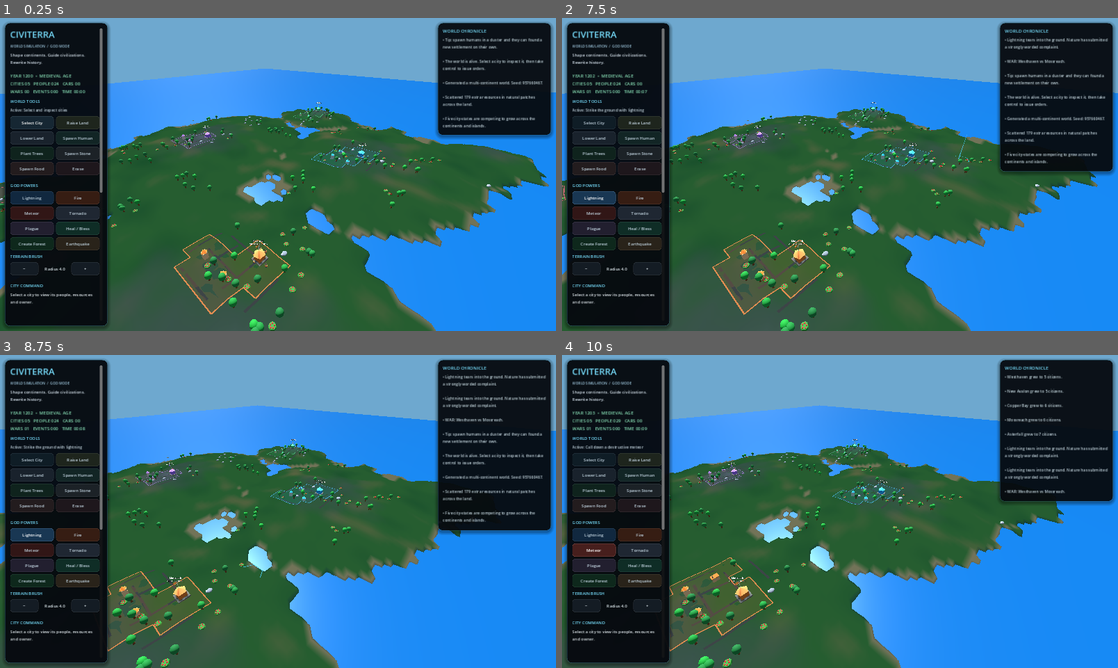
Above: before the commit, frames 1-4 (two rows, left to right).
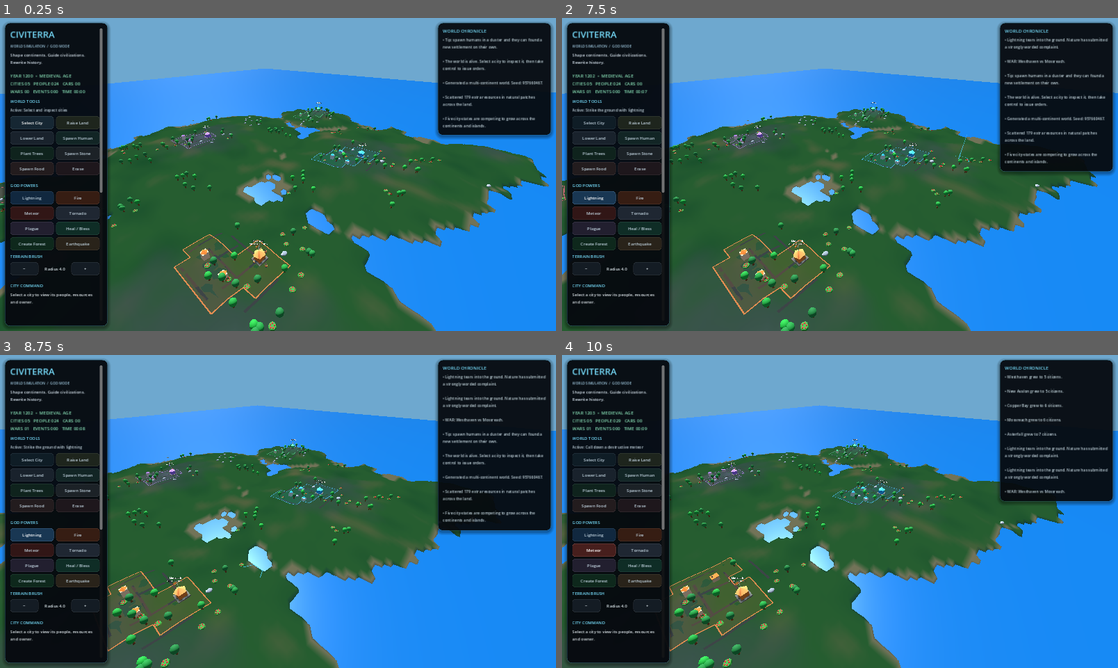
Above: after the commit, the same moments.

Repository: yoimdoingstuff/citysandbox
Game: Godot game, scene res://main.tscn
Two runs of this game, one before a commit and one after it. Both use one fixed random seed, a clock stepped at 60 frames per second and the inputs below.
Inputs (mouse positions are in pixels of both pictures, inside the frame that each line leads up to):
- Up to frame 1 (0.25 s): no input
- Up to frame 2 (7.5 s): click "Select City" at 0.5 s; click "Raise Land" at 1.25 s; click "Lower Land" at 2 s; click "Spawn Human" at 2.75 s; click "Select City" at 3.5 s; click "Plant Trees" at 4.25 s; click "Spawn Stone" at 5 s; click "Spawn Food" at 5.75 s; click "Lightning" at 6.5 s; move the mouse to (962, 158) at 7.27 s; hold D from 7.28 s (still down); click (962, 158) at 7.42 s
- Up to frame 3 (8.75 s): release D at 8 s; drag from (166, 527) to (250, 574) at 8.02 s
- Up to frame 4 (10 s): click "Fire" at 8.75 s; click "Meteor" at 9.5 s

The runs differ from the first frame. In frame 1, less than 0.1% of the frame differs, in the area x 32-63%, y 30-84%; in frame 2, less than 0.1%, in the area x 30-61%, y 30-84%; in frame 3, less than 0.1%; in frame 4, less than 0.1%.

Commit message:
Rebuild city architecture by era and remove medieval skyscraper bases

Diff:
--- a/main.gd
+++ b/main.gd
@@ -1165,82 +1165,154 @@
 		return
 	var city: Dictionary = cities[city_id]
 	var stage: int = int(city.get("stage", 0))
+	var era: int = _historical_era_index(year)
+	var population: int = int(city.get("population", _city_population(city_id)))
+	var wealth: float = float(city.get("wealth", 12.0))
+	var pop_band: int = int(population / 15)
+	var wealth_band: int = 3 if wealth >= 50.0 else (2 if wealth >= 25.0 else (1 if wealth >= 18.0 else 0))
 	for house_index in range((city["houses"] as Array).size()):
 		var house: Node3D = city["houses"][house_index]
 		if not is_instance_valid(house):
 			continue
-		var old_upgrade := house.get_node_or_null("EraUpgrade")
-		if old_upgrade != null:
-			old_upgrade.free()
-		var building_type: int = int(house.get_meta("building_type", house_index % 5))
-		var qualifies_for_tower: bool = building_type == 1 or building_type == 3 or building_type == 5 or building_type == 6 or house_index % 7 == 0
-		if year < 1880 or stage < 2 or not qualifies_for_tower or building_type == 4:
+		if int(house.get_meta("visual_era", -1)) == era and int(house.get_meta("visual_stage", -1)) == stage and int(house.get_meta("visual_pop_band", -1)) == pop_band and int(house.get_meta("visual_wealth_band", -1)) == wealth_band:
 			continue
-
-		# Architecture follows the simulation date: early cities keep low skylines,
-		# industrial cities gain modest towers, and contemporary cities can build
-		# noticeably taller glass buildings.
-		var floors: int = 3
-		if year >= 2000:
-			floors = clampi(14 + int((year - 2000) / 15), 14, 24)
-		elif year >= 1950:
-			floors = clampi(8 + int((year - 1950) / 10), 8, 15)
+		var original_type: int = int(house.get_meta("base_building_type", house.get_meta("building_type", house_index % 5)))
+		var kind: int = original_type
+		# Farms give way to urban blocks after industrialisation.
+		if year >= 1850 and stage >= 2 and kind == 4:
+			kind = 3
+		elif year < 1880 and kind >= 5:
+			kind = 1 if kind == 5 else 3
+		for child in house.get_children():
+			child.free()
+
+		var urban: bool = year >= 1780 and stage >= 2
+		var skyscraper: bool = false
+		var floors: int = 1
+		var width: float = 1.7
+		var depth: float = 1.55
+		var height: float = 1.35
+		var wall: Color = Color(0.72, 0.66, 0.55).lerp(city["color"], 0.20)
+		var roof_color: Color = city["color"].darkened(0.16)
+		if urban:
+			width = 2.65 + float(stage) * 0.12
+			depth = 2.45 + float(stage) * 0.10
+			if year < 1880:
+				floors = 2 + int(house_index % 2)
+				wall = Color(0.53, 0.39, 0.30).lerp(city["color"], 0.12)
+				roof_color = Color(0.29, 0.28, 0.27)
+			elif year < 1950:
+				floors = 3 + int(house_index % 2)
+				wall = Color(0.54, 0.58, 0.58).lerp(city["color"], 0.10)
+				roof_color = Color(0.25, 0.31, 0.34)
+			else:
+				floors = 3 + int(house_index % 3)
+				wall = Color(0.57, 0.65, 0.68).lerp(city["color"], 0.08)
+				roof_color = Color(0.22, 0.32, 0.38)
+			height = float(floors) * (0.78 if year < 1950 else 0.86)
+			if (kind in [1, 3, 5, 6] or house_index % 9 == 0) and year >= 1880:
+				if year >= 2000 and stage >= 4 and population >= 100 and wealth >= 50.0:
+					floors = clampi(17 + int((population - 100) / 55), 17, 30)
+					skyscraper = true
+				elif year >= 1950 and stage >= 3 and population >= 50 and wealth >= 25.0:
+					floors = clampi(8 + int((population - 50) / 18), 8, 17)
+					skyscraper = true
+				elif stage >= 2 and population >= 30 and wealth >= 18.0:
+					floors = clampi(4 + int((population - 30) / 14), 4, 9)
+					skyscraper = true
+			if skyscraper:
+				width = 2.55 if floors < 9 else 3.15
+				depth = 2.45 if floors < 9 else 3.0
+				height = float(floors) * 0.90
+				wall = Color(0.30, 0.43, 0.49) if year < 1950 else Color(0.31, 0.48, 0.56)
 		else:
-			floors = clampi(3 + int((year - 1880) / 20), 3, 6)
-		var current_population: int = _city_population(city_id)
-		var city_wealth: float = float(city.get("wealth", 0.0))
-		# A modern calendar unlocks the technology; it does not instantly create
-		# a Manhattan skyline in a poor village.
-		if stage < 3 or current_population < 35 or city_wealth < 18.0:
-			floors = mini(floors, 4)
-		elif stage < 4 or current_population < 75 or city_wealth < 38.0:
-			floors = mini(floors, 8)
+			match kind:
+				1:
+					height = 2.1
+					width = 1.6
+					depth = 1.55
+				2:
+					height = 1.22
+					width = 1.8
+					wall = wall.darkened(0.12)
+				3:
+					height = 1.72
+					width = 1.75
+					depth = 1.65
+				4:
+					height = 0.62
+					width = 1.9
+					depth = 1.85
+					wall = Color(0.51, 0.42, 0.29)
+
+		var body := BoxMesh.new()
+		body.size = Vector3(width, height, depth)
+		_add_mesh(house, body, _material(wall), Vector3(0.0, height * 0.5, 0.0))
+		if urban:
+			# A single combined window surface keeps high-rise models cheap.
+			var panes := SurfaceTool.new()
+			panes.begin(Mesh.PRIMITIVE_TRIANGLES)
+			var pane_w: float = width * 0.16
+			var pane_h: float = minf(0.42, height / float(maxi(1, floors)) * 0.46)
+			for floor_index in range(maxi(1, floors)):
+				var pane_y: float = (float(floor_index) + 0.52) * height / float(maxi(1, floors))
+				if pane_y > height - 0.08:
+					continue
+				for column in range(3):
+					var pane_x: float = (float(column) - 1.0) * width * 0.27
+					var z_face: float = depth * 0.5 + 0.012
+					_add_surface_quad(panes, Vector3(pane_x-pane_w*0.5,pane_y-pane_h*0.5,z_face), Vector3(pane_x+pane_w*0.5,pane_y-pane_h*0.5,z_face), Vector3(pane_x+pane_w*0.5,pane_y+pane_h*0.5,z_face), Vector3(pane_x-pane_w*0.5,pane_y+pane_h*0.5,z_face))
+			panes.generate_normals(true)
+			var windows := MeshInstance3D.new()
+			windows.mesh = panes.commit()
+			windows.material_override = _material(Color(0.32, 0.62, 0.73) if year < 1950 else Color(0.48, 0.76, 0.85), 0.42)
+			house.add_child(windows)
+			var flat_roof := BoxMesh.new()
+			flat_roof.size = Vector3(width + 0.16, 0.18, depth + 0.16)
+			_add_mesh(house, flat_roof, _material(roof_color), Vector3(0.0, height + 0.09, 0.0))
+			if skyscraper:
+				var crown := BoxMesh.new()
+				crown.size = Vector3(width * 0.48, 0.55, depth * 0.48)
+				_add_mesh(house, crown, _material(Color(0.22, 0.34, 0.40)), Vector3(0.0, height + 0.42, 0.0))
+		elif kind in [0, 1]:
+			var roof := CylinderMesh.new()
+			roof.top_radius = 0.0
+			roof.bottom_radius = width * 0.62
+			roof.height = 0.76
+			roof.radial_segments = 4
+			_add_mesh(house, roof, _material(roof_color), Vector3(0.0, height + 0.38, 0.0))
 		else:
-			floors = mini(floors, 24)
-		var base_height: float = 1.2
-		match building_type:
-			1:
-				base_height = 2.15 + float(stage) * 0.18
-			2:
-				base_height = 1.15 + float(stage) * 0.12
-			3:
-				base_height = 1.75 + float(stage) * 0.16
-			4:
-				base_height = 0.72 + float(stage) * 0.08
-			5:
-				base_height = 5.0
-			6:
-				base_height = 10.0
-		var tower_height: float = float(floors) * 0.72
-		var upgrade := Node3D.new()
-		upgrade.name = "EraUpgrade"
-		upgrade.position.y = base_height
-		house.add_child(upgrade)
-		var tower := BoxMesh.new()
-		var width: float = 1.05 if floors < 8 else 1.28
-		tower.size = Vector3(width, tower_height, width)
-		var glass := StandardMaterial3D.new()
-		glass.albedo_color = Color(0.20, 0.43, 0.55) if year < 1950 else Color(0.16, 0.34, 0.46)
-		glass.roughness = 0.25
-		glass.metallic = 0.22
-		glass.emission_enabled = true
-		glass.emission = Color(0.06, 0.12, 0.17)
-		glass.emission_energy_multiplier = 0.25
-		_add_mesh(upgrade, tower, glass, Vector3(0.0, tower_height * 0.5, 0.0))
-		# Horizontal floor bands and visible windows make the tower read as a
-		# stack of floors rather than an oversized single box.
-		for floor_index in range(floors):
-			var floor_y: float = float(floor_index) * 0.72 + 0.32
-			var band := BoxMesh.new()
-			band.size = Vector3(width + 0.055, 0.055, width + 0.055)
-			_add_mesh(upgrade, band, _material(Color(0.60, 0.72, 0.75)), Vector3(0.0, floor_y, 0.0))
-			var window := BoxMesh.new()
-			window.size = Vector3(width * 0.72, 0.28, 0.035)
-			_add_mesh(upgrade, window, _material(Color(0.54, 0.78, 0.91)), Vector3(0.0, floor_y + 0.19, width * 0.5 + 0.025))
-		if floors >= 8:
-			var crown := BoxMesh.new()
-			crown.size = Vector3(width * 0.72, 0.55, width * 0.72)
-			_add_mesh(upgrade, crown, _material(Color(0.26, 0.40, 0.49)), Vector3(0.0, tower_height + 0.22, 0.0))
+			var roof := BoxMesh.new()
+			roof.size = Vector3(width + 0.14, 0.14, depth + 0.14)
+			_add_mesh(house, roof, _material(roof_color), Vector3(0.0, height + 0.07, 0.0))
+			if kind == 2:
+				var chimney := CylinderMesh.new()
+				chimney.top_radius = 0.09
+				chimney.bottom_radius = 0.12
+				chimney.height = 0.54
+				_add_mesh(house, chimney, _material(Color(0.35, 0.28, 0.24)), Vector3(width * 0.28, height + 0.38, 0.0))
+			elif kind == 4:
+				for crop_index in range(3):
+					var crop := BoxMesh.new()
+					crop.size = Vector3(width * 0.72, 0.10, 0.13)
+					_add_mesh(house, crop, _material(Color(0.28, 0.54, 0.23)), Vector3(0.0, height + 0.18, (float(crop_index) - 1.0) * 0.42))
+		var door := BoxMesh.new()
+		door.size = Vector3(0.22, 0.42, 0.045)
+		_add_mesh(house, door, _material(Color(0.23, 0.16, 0.11)), Vector3(0.0, 0.22, depth * 0.5 + 0.03))
+		house.set_meta("building_type", kind)
+		house.set_meta("visual_era", era)
+		house.set_meta("visual_stage", stage)
+		house.set_meta("visual_pop_band", pop_band)
+		house.set_meta("visual_wealth_band", wealth_band)
+
+
+func _add_surface_quad(surface: SurfaceTool, a: Vector3, b: Vector3, c: Vector3, d: Vector3) -> void:
+	surface.add_vertex(a)
+	surface.add_vertex(b)
+	surface.add_vertex(c)
+	surface.add_vertex(a)
+	surface.add_vertex(c)
+	surface.add_vertex(d)
 
 
 func _city_stage_for_population(population: int) -> int:
@@ -1415,82 +1487,8 @@
 		city["node"].add_child(house)
 
 		var building_type: int = house_index_to_building_type(houses.size(), stage)
-		var building_size: Vector3 = Vector3(1.35, 1.2, 1.35)
-		match building_type:
-			1:
-				building_size = Vector3(1.25, 2.15 + float(stage) * 0.18, 1.25)
-			2:
-				building_size = Vector3(1.8, 1.15 + float(stage) * 0.12, 1.45)
-			3:
-				building_size = Vector3(1.65, 1.75 + float(stage) * 0.16, 1.55)
-			4:
-				building_size = Vector3(1.95, 0.72 + float(stage) * 0.08, 1.90)
-			5:
-				building_size = Vector3(1.5, 5.0, 1.5)
-			6:
-				building_size = Vector3(2.1, 10.0, 2.1)
-		var building_height: float = building_size.y
-		var wall_color: Color = Color(0.70, 0.64, 0.48).lerp(city["color"], 0.24)
-		if building_type == 2:
-			wall_color = wall_color.darkened(0.09)
-		elif building_type == 4:
-			wall_color = Color(0.57, 0.47, 0.31).lerp(city["color"], 0.10)
-		elif building_type == 3:
-			wall_color = wall_color.lerp(city["color"].lightened(0.28), 0.25)
-		elif building_type >= 5:
-			wall_color = Color(0.36, 0.54, 0.61)
-		var walls := BoxMesh.new()
-		walls.size = building_size
-		_add_mesh(house, walls, _material(wall_color), Vector3(0.0, building_height * 0.5, 0.0))
-
-		if building_type == 0 or building_type == 1:
-			var roof := CylinderMesh.new()
-			roof.top_radius = 0.0
-			roof.bottom_radius = 1.02 if building_type == 0 else 0.88
-			roof.height = 0.88
-			roof.radial_segments = 4
-			_add_mesh(house, roof, _material(city["color"].darkened(0.10)), Vector3(0.0, building_height + 0.44, 0.0))
-		elif building_type < 5:
-			var flat_roof := BoxMesh.new()
-			flat_roof.size = Vector3(building_size.x + 0.12, 0.16, building_size.z + 0.12)
-			var flat_roof_color: Color = city["color"].darkened(0.18)
-			if building_type == 4:
-				flat_roof_color = Color(0.22, 0.36, 0.21)
-			_add_mesh(house, flat_roof, _material(flat_roof_color), Vector3(0.0, building_height + 0.08, 0.0))
-
-		if building_type < 5:
-			var door_mesh := BoxMesh.new()
-			door_mesh.size = Vector3(0.25, 0.44, 0.055)
-			_add_mesh(house, door_mesh, _material(Color(0.24, 0.16, 0.11)), Vector3(0.0, 0.23, building_size.z * 0.5 + 0.035))
-			var window_count: int = 3 if building_type == 1 or building_type == 3 else 2
-			for window_index in range(window_count):
-				var window_mesh := BoxMesh.new()
-				window_mesh.size = Vector3(0.20, 0.19, 0.045)
-				var window_x: float = (float(window_index) - float(window_count - 1) * 0.5) * 0.35
-				var window_y: float = minf(building_height - 0.26, 0.72 + float(stage) * 0.12)
-				_add_mesh(house, window_mesh, _material(Color(0.45, 0.78, 0.88)), Vector3(window_x, window_y, building_size.z * 0.5 + 0.04))
-				if building_type == 1 or building_type == 3:
-					var upper_window := BoxMesh.new()
-					upper_window.size = Vector3(0.18, 0.18, 0.045)
-					_add_mesh(house, upper_window, _material(Color(0.45, 0.78, 0.88)), Vector3(window_x, minf(building_height - 0.30, window_y + 0.58), building_size.z * 0.5 + 0.04))
-		if building_type == 4:
-			for crop_row in range(3):
-				var bed := BoxMesh.new()
-				bed.size = Vector3(building_size.x * 0.76, 0.07, 0.16)
-				var bed_z: float = (float(crop_row) - 1.0) * 0.43
-				_add_mesh(house, bed, _material(Color(0.33, 0.25, 0.14)), Vector3(0.0, building_height + 0.20, bed_z))
-				for crop_index in range(4):
-					var crop := BoxMesh.new()
-					crop.size = Vector3(0.10, 0.16, 0.11)
-					var crop_x: float = (float(crop_index) - 1.5) * 0.31
-					_add_mesh(house, crop, _material(Color(0.30, 0.62, 0.25)), Vector3(crop_x, building_height + 0.30, bed_z))
-		if building_type == 2:
-			var chimney := CylinderMesh.new()
-			chimney.top_radius = 0.10
-			chimney.bottom_radius = 0.13
-			chimney.height = 0.72
-			_add_mesh(house, chimney, _material(Color(0.38, 0.30, 0.26)), Vector3(building_size.x * 0.28, building_height + 0.42, -building_size.z * 0.18))
 		house.set_meta("building_type", building_type)
+		house.set_meta("base_building_type", building_type)
 		house.set_meta("plot_index", chosen_plot_index)
 		houses.append(house)
 	city["houses"] = houses
@@ -1504,15 +1502,15 @@
 
 
 func house_index_to_building_type(index: int, stage: int) -> int:
+	var year: int = _world_year()
 	var kind: int = index % 5
-	var year: int = _world_year()
-	if kind != 4 and year >= 1880 and stage >= 2 and index % 4 == 1:
+	if year >= 1850 and stage >= 2 and kind == 4:
+		kind = 3
+	if year >= 1880 and stage >= 2 and kind != 4 and index % 5 == 1:
 		kind = 5
-	if kind != 4 and year >= 1950 and stage >= 3 and index % 6 == 1:
+	if year >= 1950 and stage >= 3 and kind != 4 and index % 7 == 2:
 		kind = 6
 	return kind
-
-
 
 
 func _add_road_segment(surface: SurfaceTool, city_position: Vector3, from_point: Vector2, to_point: Vector2, width: float = 0.48) -> void:
